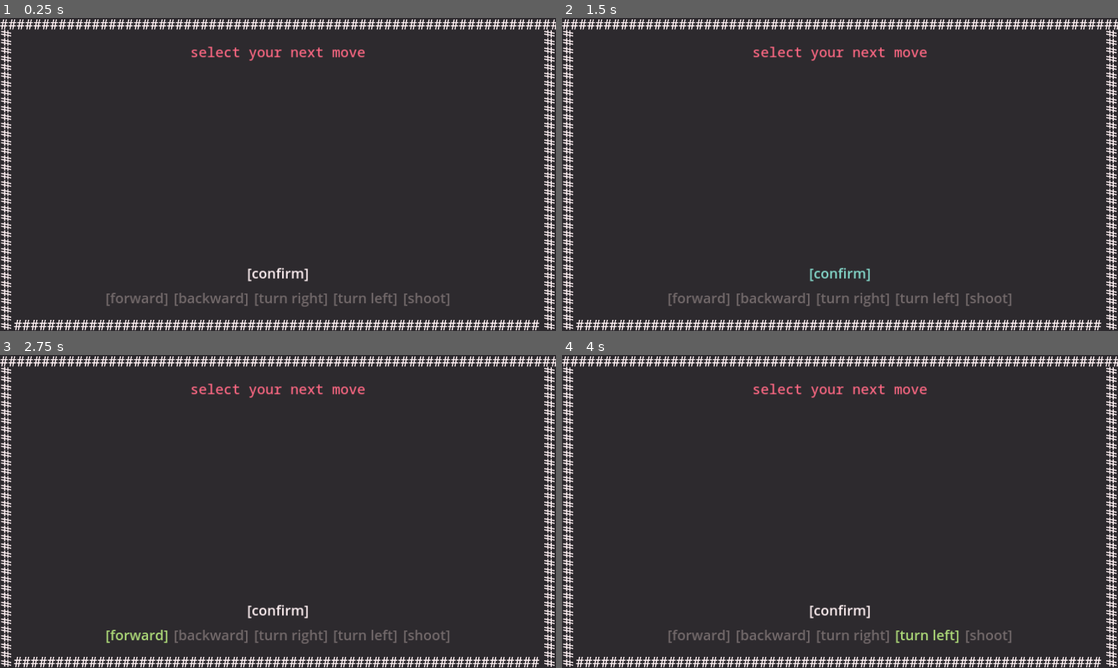
Above: before the commit, frames 1-4 (two rows, left to right).
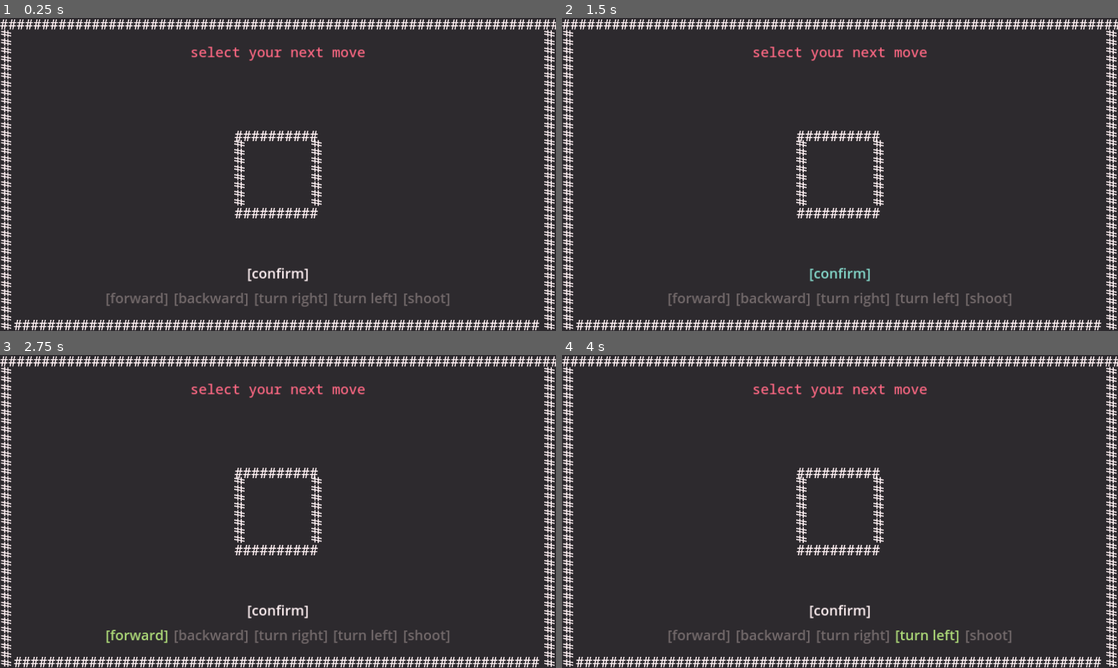
Above: after the commit, the same moments.

Repository: 4efk/new-mp-game
Game: Godot game, scene res://World/game.tscn
Same seed, same stepped clock (60 frames per second), same inputs: the game is played once before the commit and once after it. This scene is started directly instead of the project's main scene.
Inputs:
- Up to frame 1 (0.25 s): no input
- Up to frame 2 (1.5 s): click "[confirm]" at 0.5 s; click "[confirm]" at 1.25 s
- Up to frame 3 (2.75 s): click "[forward]" at 2 s
- Up to frame 4 (4 s): click "[turn right]" at 2.75 s; click "[turn left]" at 3.5 s

The runs differ from the first frame. In frame 1, 1.0% of the frame differs, in the area x 42-58%, y 36-64%; in frame 2, 1.0%; in frame 3, 1.0%; in frame 4, 1.0%.
Error before the commit: Invalid access to property or key '1' on a base object of type 'Dictionary'. (res://World/game.gd:78)
Error after the commit: Invalid access to property or key '1' on a base object of type 'Dictionary'. (res://World/game.gd:79)

Commit message:
world work

Diff:
--- a/src/Networking/networking.gd
+++ b/src/Networking/networking.gd
@@ -149,4 +149,7 @@
 @rpc("authority", "reliable")
 func kicked_from_server(msg):
 	multiplayer.multiplayer_peer = null
+	if !Networking.in_game:
+		get_node('/root/MainMenu').lobby.hide()
+		get_node('/root/MainMenu').host_join_browser.show()
 	print(msg)
--- a/src/Player/base_player.gd
+++ b/src/Player/base_player.gd
@@ -36,6 +36,10 @@
 		Networking.send_all_info_to_clients()
 	queue_free()
 
+func _ready() -> void:
+	if multiplayer.is_server():
+		Networking.connected_players[int(str(name))]['transforms'] = [global_position, rotation]
+
 func _physics_process(delta: float) -> void:
 	if move_timer.is_stopped():
 		return
--- a/src/World/game.gd
+++ b/src/World/game.gd
@@ -31,6 +31,7 @@
 		player_instance.get_node('CustomLetter').text = Networking.connected_players[player]['custom_letter']
 		player_instance.modulate = GlobalScript.PLAYER_COLORS[Networking.connected_players[player]['color']]
 		player_instance.global_position = spawnpoints.get_child(i).global_position
+		player_instance.global_rotation = [PI/4, 3*PI/4, 7*PI/8, 5*PI/8][i]
 		players.add_child(player_instance)
 		Networking.connected_players[player]['alive'] = true
 
@@ -82,10 +83,7 @@
 
 	if !multiplayer.is_server():
 		return
-
-	#Networking.send_all_info_to_clients()
 	Networking.correct_clients_transforms()
-
 	var alive_players = []
 	for player in Networking.connected_players:
 		if Networking.connected_players[player]['alive']:
--- a/src/World/game.tscn
+++ b/src/World/game.tscn
@@ -10,6 +10,9 @@
 
 [sub_resource type="RectangleShape2D" id="RectangleShape2D_b7c50"]
 size = Vector2(40, 1179.5)
+
+[sub_resource type="RectangleShape2D" id="RectangleShape2D_mujjb"]
+size = Vector2(300, 300)
 
 [node name="Game" type="Node2D"]
 script = ExtResource("1_8juat")
@@ -324,6 +327,54 @@
 theme_override_fonts/font = ExtResource("2_2mgga")
 theme_override_font_sizes/font_size = 48
 text = "####################################"
+
+[node name="CenterBox" type="StaticBody2D" parent="Borders"]
+position = Vector2(960, 540)
+
+[node name="CollisionShape2D" type="CollisionShape2D" parent="Borders/CenterBox"]
+shape = SubResource("RectangleShape2D_mujjb")
+
+[node name="UpperBorder" type="Label" parent="Borders/CenterBox"]
+offset_left = -150.0
+offset_top = -168.0
+offset_right = 1146.0
+offset_bottom = -88.0
+theme_override_colors/font_color = Color(1, 0.945098, 0.952941, 1)
+theme_override_fonts/font = ExtResource("2_2mgga")
+theme_override_font_sizes/font_size = 48
+text = "##########"
+
+[node name="LeftBorder" type="Label" parent="Borders/CenterBox"]
+offset_left = -98.0
+offset_top = -150.0
+offset_right = 1198.0
+offset_bottom = -70.0
+rotation = 1.5708
+theme_override_colors/font_color = Color(1, 0.945098, 0.952941, 1)
+theme_override_fonts/font = ExtResource("2_2mgga")
+theme_override_font_sizes/font_size = 48
+text = " ########"
+
+[node name="RightBorder" type="Label" parent="Borders/CenterBox"]
+offset_left = 168.0
+offset_top = -150.0
+offset_right = 1464.0
+offset_bottom = -70.0
+rotation = 1.5708
+theme_override_colors/font_color = Color(1, 0.945098, 0.952941, 1)
+theme_override_fonts/font = ExtResource("2_2mgga")
+theme_override_font_sizes/font_size = 48
+text = " ########"
+
+[node name="BottomBorder" type="Label" parent="Borders/CenterBox"]
+offset_left = -150.0
+offset_top = 98.0
+offset_right = 1146.0
+offset_bottom = 178.0
+theme_override_colors/font_color = Color(1, 0.945098, 0.952941, 1)
+theme_override_fonts/font = ExtResource("2_2mgga")
+theme_override_font_sizes/font_size = 48
+text = "##########"
 
 [node name="Spawnpoints" type="Node" parent="."]
 
Not shown: 1 places in src/World/game.tscn that only renumber resources
